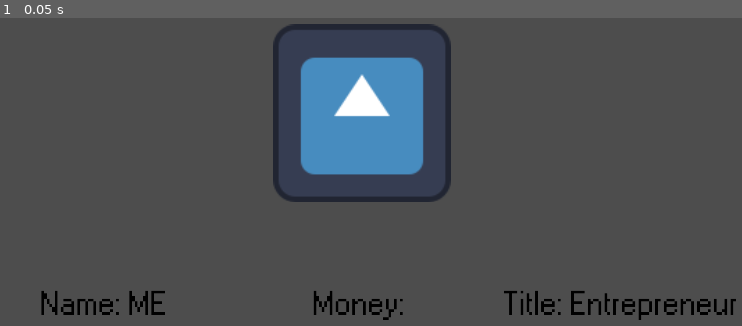
Above: before the commit, frame 1.
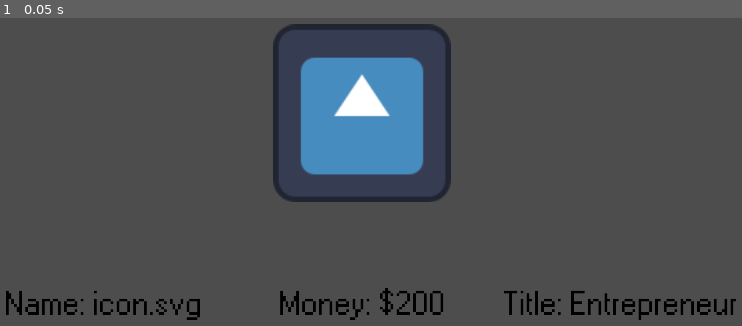
Above: after the commit, the same moment.

Repository: Shuflduf/Stock-Trading-Game
Game: Godot game, scene res://Scenes/Menus/profile.tscn
The game is run twice, just before and just after one commit, with the same random seed, the same clock (stepped at 60 frames per second) and the same inputs. This scene is started directly instead of the project's main scene. The engine's default icon, where the game draws it, is replaced by a stand-in: a white triangle on a blue panel in a dark square.
Inputs:
- Up to frame 1 (0.05 s): no input

The runs differ from the first frame. In frame 1, 1.3% of the frame differs, in the area x 0-60%, y 87-99%.
Error before the commit: Invalid access to property or key 'stocks_updated' on a base object of type 'Nil'. (res://Scripts/Menus/profile.gd:4)
Error after the commit: Invalid access to property or key 'money' on a base object of type 'Nil'. (res://Scripts/Menus/profile.gd:8)

Commit message:
update profile

Diff:
--- a/Scenes/Menus/profile.tscn
+++ b/Scenes/Menus/profile.tscn
@@ -52,14 +52,14 @@
 unique_name_in_owner = true
 layout_mode = 2
 size_flags_horizontal = 6
-text = "Name: ME"
+text = "Name: icon.svg"
 label_settings = SubResource("LabelSettings_2ve80")
 
 [node name="Money" type="Label" parent="MarginContainer/VBoxContainer/HBoxContainer"]
 unique_name_in_owner = true
 layout_mode = 2
 size_flags_horizontal = 6
-text = "Money: "
+text = "Money: $200"
 label_settings = SubResource("LabelSettings_2ve80")
 
 [node name="Title" type="Label" parent="MarginContainer/VBoxContainer/HBoxContainer"]
--- a/Scripts/Menus/profile.gd
+++ b/Scripts/Menus/profile.gd
@@ -1,7 +1,8 @@
 extends DefaultMenu
 
 func _ready() -> void:
+	tick()
 	main_game.stocks_updated.connect(tick)
 
 func tick():
-	%Money.text = "Money: $" + str(main_game.money)
+	%Money.text = "Money: $" + str(main_game.money).pad_decimals(2)
